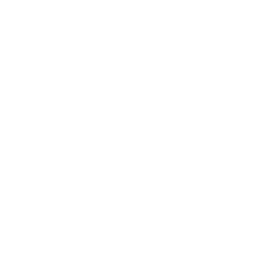
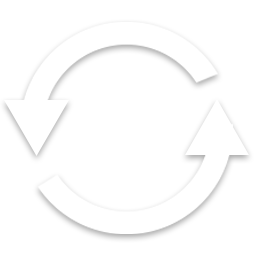
Layered file, before and after one edit (256x256). Changes by layer:
removed layer "Polygon 1 copy" over left=185, top=99, right=249, bottom=155
removed layer "Polygon 1" over left=4, top=101, right=69, bottom=156
painted on "Ellipse 1" over left=4, top=99, right=249, bottom=156
